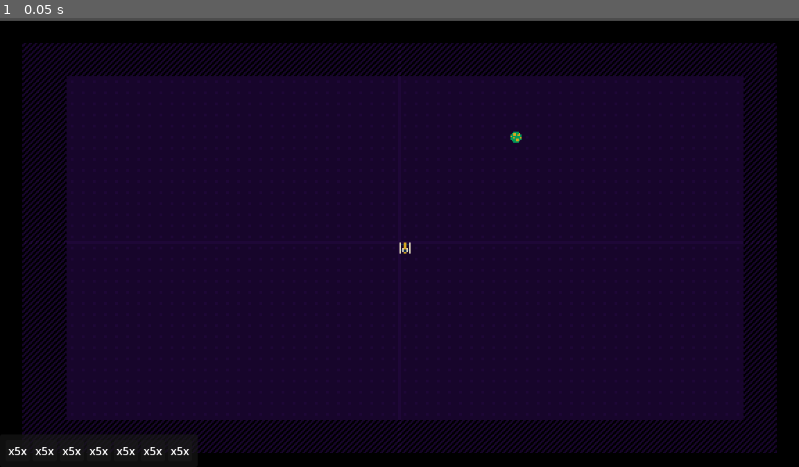
Above: before the commit, frame 1.
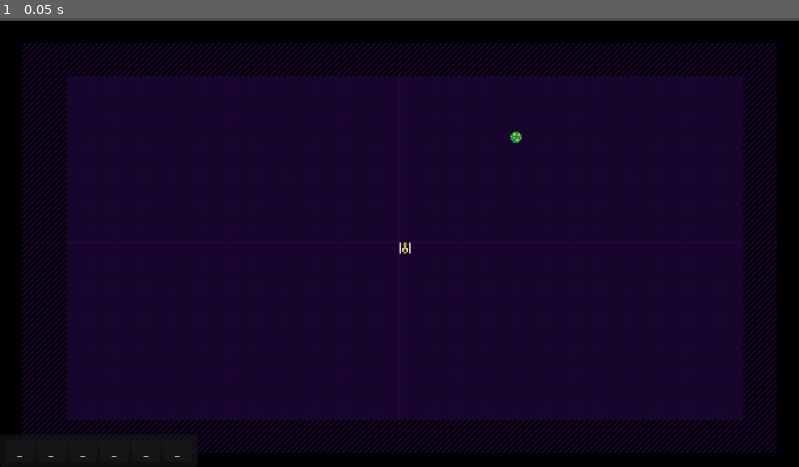
Above: after the commit, the same moment.

Repository: Mackenzie-Beck/FIFA2025
Game: Godot game, scene res://test.tscn
Two runs of this game, one before a commit and one after it. Both use one fixed random seed, a clock stepped at 60 frames per second and the inputs below.
Inputs:
- Up to frame 1 (0.05 s): no input

The runs differ from the first frame. In frame 1, 0.2% of the frame differs, in the area x 1-24%, y 95-98%.

Commit message:
created term interface and implemented equation_template

Diff:
--- a/Game.gd
+++ b/Game.gd
@@ -1,5 +1,8 @@
 extends Node2D
 
 
-func _on_term_term_clicked(button: int) -> void:
-	print(button)
+@onready var term_interface: Control = $UiControl/term_interface
+
+
+func _ready() -> void:
+	term_interface.set_number_of_terms(QuestionBank.random_question()[1])
--- /dev/null
+++ b/UI/equation_template.gd
@@ -0,0 +1,24 @@
+extends PanelContainer
+class_name EquationTemplate
+
+const TERM = preload("uid://c3lam4sdf8qcb")
+
+@onready var term_slots: HBoxContainer = $MarginContainer/term_slots
+
+
+var num_term_slots: int = 0
+
+
+func _ready() -> void:
+	for i in num_term_slots:
+		var new_term = TERM.instantiate()
+		new_term.set_term_text("_")
+		term_slots.add_child(new_term)
+
+
+
+func update_term_slots() -> void:
+	for i in num_term_slots:
+		var new_term = TERM.instantiate()
+		new_term.set_term_text("_")
+		term_slots.add_child(new_term)
--- /dev/null
+++ b/UI/equation_template.tscn
@@ -0,0 +1,23 @@
+[gd_scene load_steps=2 format=3 uid="uid://ru6bbeux7da8"]
+
+[ext_resource type="Script" uid="uid://b0ulw72tig470" path="res://UI/equation_template.gd" id="1_4vglh"]
+
+[node name="EquationTemplate" type="PanelContainer"]
+custom_minimum_size = Vector2(16, 16)
+anchors_preset = 2
+anchor_top = 1.0
+anchor_bottom = 1.0
+offset_top = -47.0
+offset_right = 285.0
+grow_vertical = 0
+script = ExtResource("1_4vglh")
+
+[node name="MarginContainer" type="MarginContainer" parent="."]
+layout_mode = 2
+theme_override_constants/margin_left = 8
+theme_override_constants/margin_top = 8
+theme_override_constants/margin_right = 8
+theme_override_constants/margin_bottom = 8
+
+[node name="term_slots" type="HBoxContainer" parent="MarginContainer"]
+layout_mode = 2
--- a/scenes/term.gd
+++ b/UI/term.gd
@@ -2,7 +2,8 @@
 class_name Term
 
 
-@onready var label: Label = $MarginContainer/Label
+@onready var term_label: Label = $MarginContainer/Label
+
 
 
 signal term_clicked(button: int)
@@ -15,3 +16,12 @@
 	or event.button_index == MOUSE_BUTTON_RIGHT)\
 	and event.is_pressed():
 		term_clicked.emit(event.button_index)
+
+
+func set_term_text(text : String) -> void:
+	if term_label:
+		term_label.text = text
+	else:
+		# If called before ready, defer the assignment
+		await ready
+		term_label.text = text
--- a/scenes/term.tscn
+++ b/UI/term.tscn
@@ -1,11 +1,13 @@
 [gd_scene load_steps=2 format=3 uid="uid://c3lam4sdf8qcb"]
 
-[ext_resource type="Script" uid="uid://ldiaikggi1rl" path="res://scenes/term.gd" id="1_qut2l"]
+[ext_resource type="Script" uid="uid://ldiaikggi1rl" path="res://UI/term.gd" id="1_qut2l"]
 
 [node name="Term" type="PanelContainer"]
 custom_minimum_size = Vector2(16, 16)
 offset_right = 35.0
 offset_bottom = 31.0
+size_flags_horizontal = 3
+size_flags_vertical = 3
 script = ExtResource("1_qut2l")
 
 [node name="MarginContainer" type="MarginContainer" parent="."]
--- /dev/null
+++ b/UI/term_interface.gd
@@ -0,0 +1,24 @@
+extends Control
+
+
+#@onready var grabbed_term: Term = $GrabbedTerm
+@onready var equation_template: EquationTemplate = $EquationTemplate
+
+
+
+
+
+func _ready() -> void:
+	for term in equation_template.term_slots.get_children():
+		term.term_clicked.connect(_on_term_clicked)
+
+
+
+
+func _on_term_clicked(button: int) -> void:
+	print(button)
+
+func set_number_of_terms(num : int) -> void:
+	print(num)
+	equation_template.num_term_slots = num
+	equation_template.update_term_slots()
--- /dev/null
+++ b/UI/term_interface.tscn
@@ -0,0 +1,18 @@
+[gd_scene load_steps=3 format=3 uid="uid://od4j47qcwa1u"]
+
+[ext_resource type="PackedScene" uid="uid://ru6bbeux7da8" path="res://UI/equation_template.tscn" id="1_idjym"]
+[ext_resource type="Script" uid="uid://cemjpy4nofsvi" path="res://UI/term_interface.gd" id="1_xrx8h"]
+
+[node name="term_interface" type="Control"]
+layout_mode = 3
+anchors_preset = 15
+anchor_right = 1.0
+anchor_bottom = 1.0
+offset_right = -1152.0
+offset_bottom = -648.0
+grow_horizontal = 2
+grow_vertical = 2
+script = ExtResource("1_xrx8h")
+
+[node name="EquationTemplate" parent="." instance=ExtResource("1_idjym")]
+layout_mode = 1
--- a/scenes/term_set.tscn
+++ b/UI/term_set.tscn
@@ -1,6 +1,6 @@
 [gd_scene load_steps=2 format=3 uid="uid://bapulckg3ghva"]
 
-[ext_resource type="Script" uid="uid://4ht7pwgx1l8y" path="res://scenes/term_set.gd" id="1_6w0os"]
+[ext_resource type="Script" uid="uid://4ht7pwgx1l8y" path="res://UI/term_set.gd" id="1_6w0os"]
 
 [node name="TermSet" type="PanelContainer"]
 anchors_preset = 15
--- a/object_layer.gd
+++ b/object_layer.gd
@@ -11,5 +11,5 @@
 func _ready() -> void:
 	set_cell(player_coords, 1, player_sprite_atlas_coords)
 	set_cell(goal_coords,1,  goal_sprite_atlas_coords)
-	print(get_cell_tile_data(Vector2(0,0)))
-	print(QuestionBank.random_question())
+	#print(get_cell_tile_data(Vector2(0,0)))
+	#print(QuestionBank.random_question())
--- a/scenes/equation_template.gd
+++ /dev/null
@@ -1,8 +0,0 @@
-extends PanelContainer
-
-const TERM = preload("uid://c3lam4sdf8qcb")
-
-@onready var term_slots: HBoxContainer = $MarginContainer/term_slots
-
-
-var num_term_slots: int = 0
--- a/scenes/equation_template.tscn
+++ /dev/null
@@ -1,50 +0,0 @@
-[gd_scene load_steps=3 format=3 uid="uid://ru6bbeux7da8"]
-
-[ext_resource type="Script" uid="uid://b0ulw72tig470" path="res://scenes/equation_template.gd" id="1_4vglh"]
-[ext_resource type="PackedScene" uid="uid://c3lam4sdf8qcb" path="res://scenes/term.tscn" id="2_sesea"]
-
-[node name="EquationTemplate" type="PanelContainer"]
-custom_minimum_size = Vector2(16, 16)
-anchors_preset = 8
-anchor_left = 0.5
-anchor_top = 0.5
-anchor_right = 0.5
-anchor_bottom = 0.5
-offset_left = -576.0
-offset_top = -324.0
-offset_right = -291.0
-offset_bottom = -277.0
-grow_horizontal = 2
-grow_vertical = 2
-script = ExtResource("1_4vglh")
-
-[node name="MarginContainer" type="MarginContainer" parent="."]
-layout_mode = 2
-theme_override_constants/margin_left = 8
-theme_override_constants/margin_top = 8
-theme_override_constants/margin_right = 8
-theme_override_constants/margin_bottom = 8
-
-[node name="term_slots" type="HBoxContainer" parent="MarginContainer"]
-layout_mode = 2
-
-[node name="Term" parent="MarginContainer/term_slots" instance=ExtResource("2_sesea")]
-layout_mode = 2
-
-[node name="Term2" parent="MarginContainer/term_slots" instance=ExtResource("2_sesea")]
-layout_mode = 2
-
-[node name="Term3" parent="MarginContainer/term_slots" instance=ExtResource("2_sesea")]
-layout_mode = 2
-
-[node name="Term4" parent="MarginContainer/term_slots" instance=ExtResource("2_sesea")]
-layout_mode = 2
-
-[node name="Term5" parent="MarginContainer/term_slots" instance=ExtResource("2_sesea")]
-layout_mode = 2
-
-[node name="Term6" parent="MarginContainer/term_slots" instance=ExtResource("2_sesea")]
-layout_mode = 2
-
-[node name="Term7" parent="MarginContainer/term_slots" instance=ExtResource("2_sesea")]
-layout_mode = 2
--- a/scenes/term_interface.tscn
+++ /dev/null
@@ -1,27 +0,0 @@
-[gd_scene load_steps=2 format=3 uid="uid://od4j47qcwa1u"]
-
-[ext_resource type="PackedScene" uid="uid://ru6bbeux7da8" path="res://scenes/equation_template.tscn" id="1_idjym"]
-
-[node name="term_interface" type="Control"]
-layout_mode = 3
-anchors_preset = 15
-anchor_right = 1.0
-anchor_bottom = 1.0
-offset_right = -1152.0
-offset_bottom = -648.0
-grow_horizontal = 2
-grow_vertical = 2
-
-[node name="EquationTemplate" parent="." instance=ExtResource("1_idjym")]
-layout_mode = 1
-anchors_preset = 2
-anchor_left = 0.0
-anchor_top = 1.0
-anchor_right = 0.0
-anchor_bottom = 1.0
-offset_left = 0.0
-offset_top = -47.0
-offset_right = 285.0
-offset_bottom = 0.0
-grow_horizontal = 1
-grow_vertical = 0
--- a/test.tscn
+++ b/test.tscn
@@ -5,8 +5,8 @@
 [ext_resource type="Texture2D" uid="uid://cyqstfclcc0ku" path="res://Palette_alt.png" id="1_ppyta"]
 [ext_resource type="Texture2D" uid="uid://5h2dpmse3gd3" path="res://Palette.png" id="2_6uqi0"]
 [ext_resource type="Script" uid="uid://cp7s6sg8n625o" path="res://object_layer.gd" id="3_6uqi0"]
-[ext_resource type="PackedScene" uid="uid://duignnm2r588y" path="res://scenes/UIControl.tscn" id="6_g14j6"]
-[ext_resource type="PackedScene" uid="uid://ru6bbeux7da8" path="res://scenes/equation_template.tscn" id="7_vbegm"]
+[ext_resource type="PackedScene" uid="uid://duignnm2r588y" path="res://UI/UIControl.tscn" id="6_g14j6"]
+[ext_resource type="PackedScene" uid="uid://od4j47qcwa1u" path="res://UI/term_interface.tscn" id="7_ehkex"]
 
 [sub_resource type="TileSetAtlasSource" id="TileSetAtlasSource_g14j6"]
 texture = ExtResource("1_ppyta")
@@ -185,15 +185,6 @@
 
 [node name="UiControl" parent="." instance=ExtResource("6_g14j6")]
 
-[node name="EquationTemplate" parent="UiControl" instance=ExtResource("7_vbegm")]
-anchors_preset = 2
-anchor_left = 0.0
-anchor_top = 1.0
-anchor_right = 0.0
-anchor_bottom = 1.0
-offset_left = 0.0
-offset_top = -47.0
-offset_right = 285.0
+[node name="term_interface" parent="UiControl" instance=ExtResource("7_ehkex")]
+offset_right = 0.0
 offset_bottom = 0.0
-grow_horizontal = 1
-grow_vertical = 0
Renamed: scenes/UIControl.tscn -> UI/UIControl.tscn
Renamed: scenes/equation_template.gd.uid -> UI/equation_template.gd.uid
Renamed: scenes/term.gd.uid -> UI/term.gd.uid
Not shown, added: UI/term_interface.gd.uid
Renamed: scenes/term_set.gd -> UI/term_set.gd
Renamed: scenes/term_set.gd.uid -> UI/term_set.gd.uid
